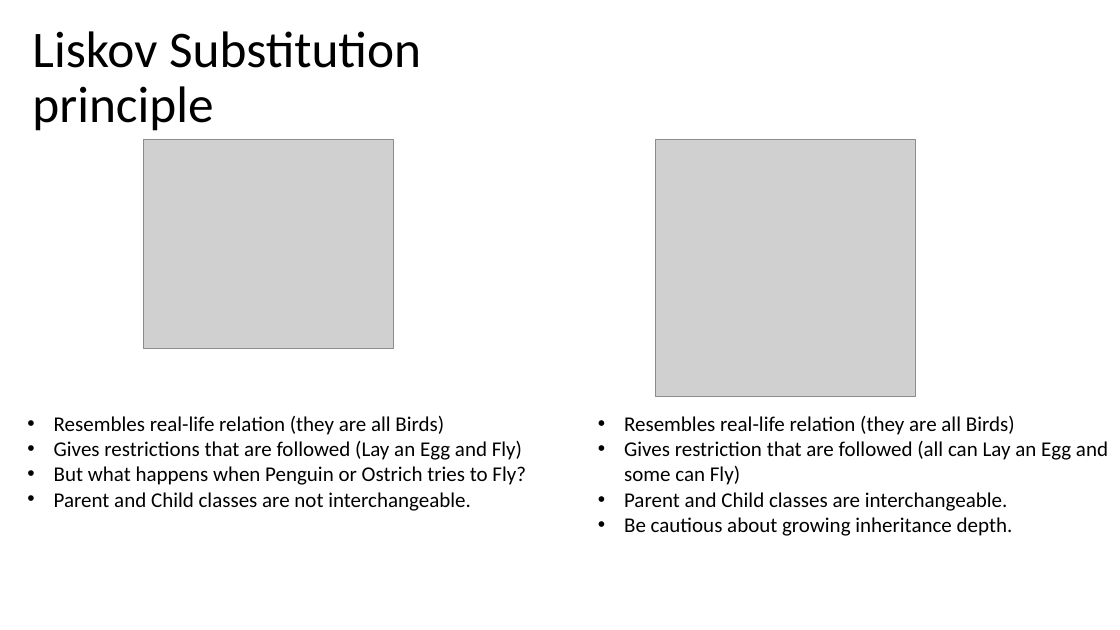
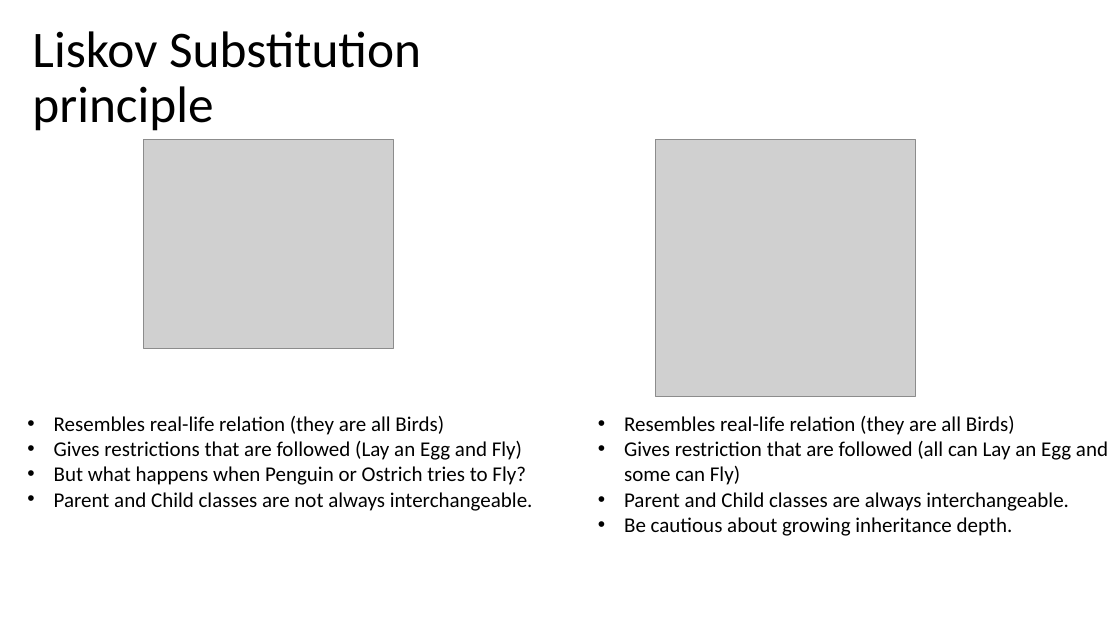
Before and after one commit to DonatasKukta/SOLID, a slide deck: slide 17 of SOLID.pptx. Drawn at 1120x630 pixels with LibreOffice and Linux fonts; fonts in the diff are those of the drawing; grey boxes stand for pictures. Boxes give left, top, right and bottom in pixels: in the first picture for what was removed or moved away, otherwise in the second. Text is boxed around its words. In the diff, an @@ line names an element or a change of style, - is before the commit and + after.

Commit message:
Add Interface Segregation principle.

```diff
--- a/SOLID.pptx
+++ b/SOLID.pptx
@@ text at <box>54,492,533,511</box>: text changed @@
-• Parent and Child classes are not interchangeable.
+• Parent and Child classes are not always interchangeable.
@@ text at <box>624,492,1069,511</box>: text changed @@
-• Parent and Child classes are interchangeable.
+• Parent and Child classes are always interchangeable.
```
Also in this commit, not shown: 1 other slide changed, 3 slides added, 1 other file.
